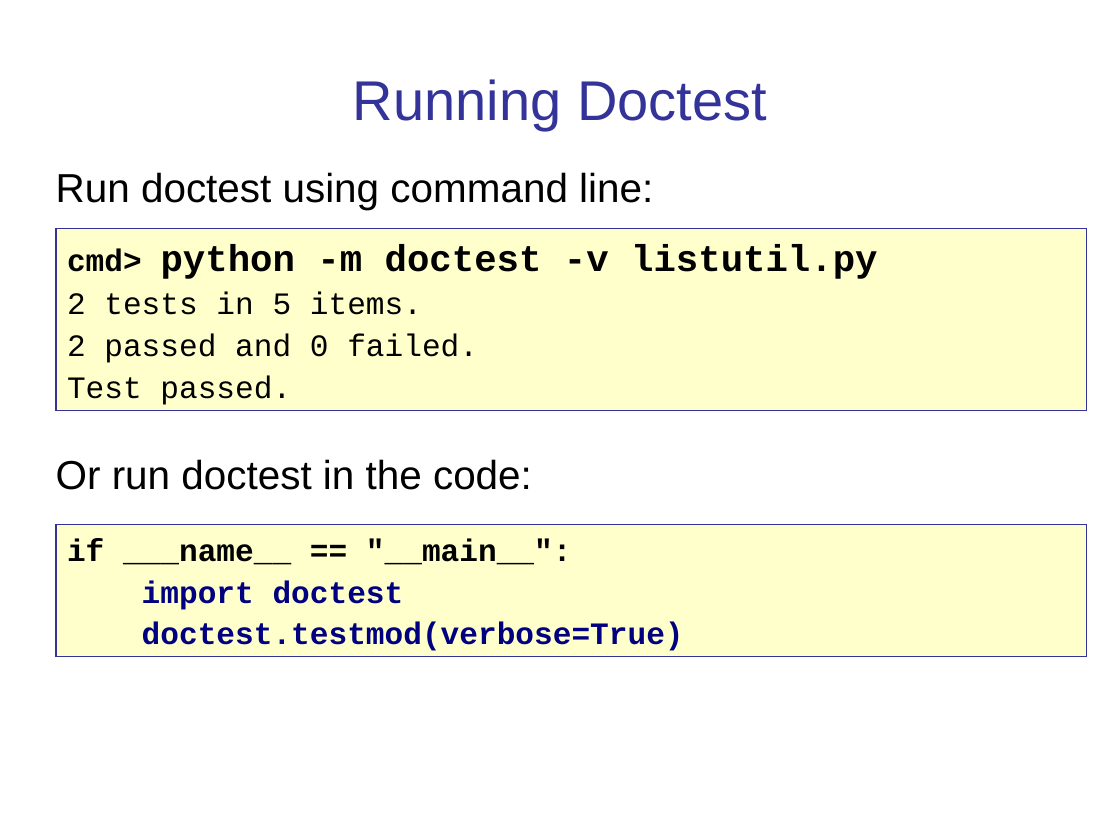
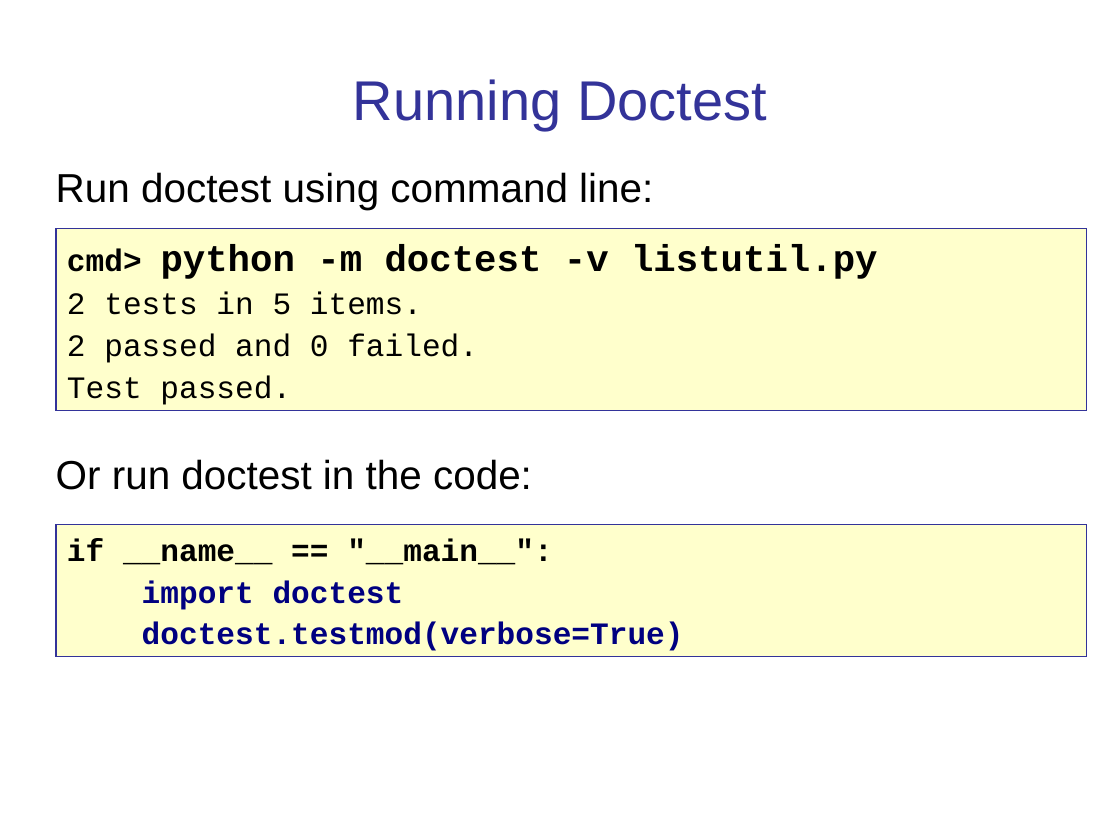
Before and after one commit to cpske/ISP, a slide deck: slide 38 of testing/Python-Unit-Testing.pptx. Drawn at 1120x840 pixels with LibreOffice and Linux fonts; fonts in the diff are those of the drawing. Boxes give left, top, right and bottom in pixels: in the first picture for what was removed or moved away, otherwise in the second. Text is boxed around its words. In the diff, an @@ line names an element or a change of style, - is before the commit and + after.

```diff
--- a/testing/Python-Unit-Testing.pptx
+++ b/testing/Python-Unit-Testing.pptx
@@ text in freeform shape at box(67, 538, 553, 565): text changed @@
-if ___name__ == "__main__":
+if __name__ == "__main__":
```
Also in this commit, not shown: 3 other slides changed, 1 slide added, 6 other files.
